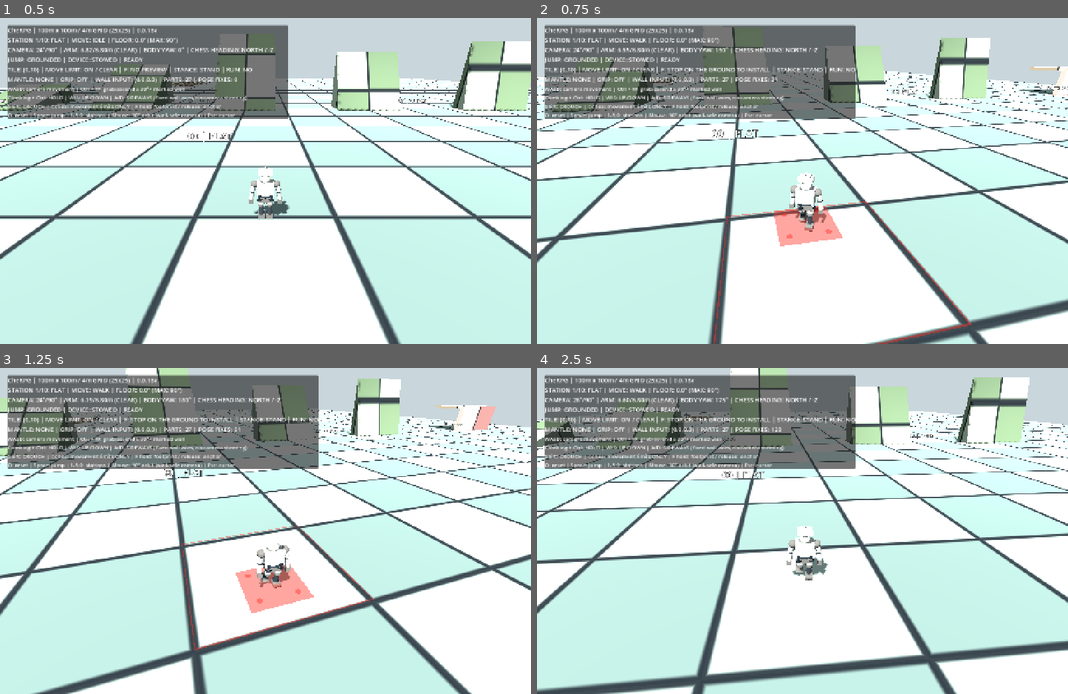
Above: before the commit, frames 1-4 (two rows, left to right).
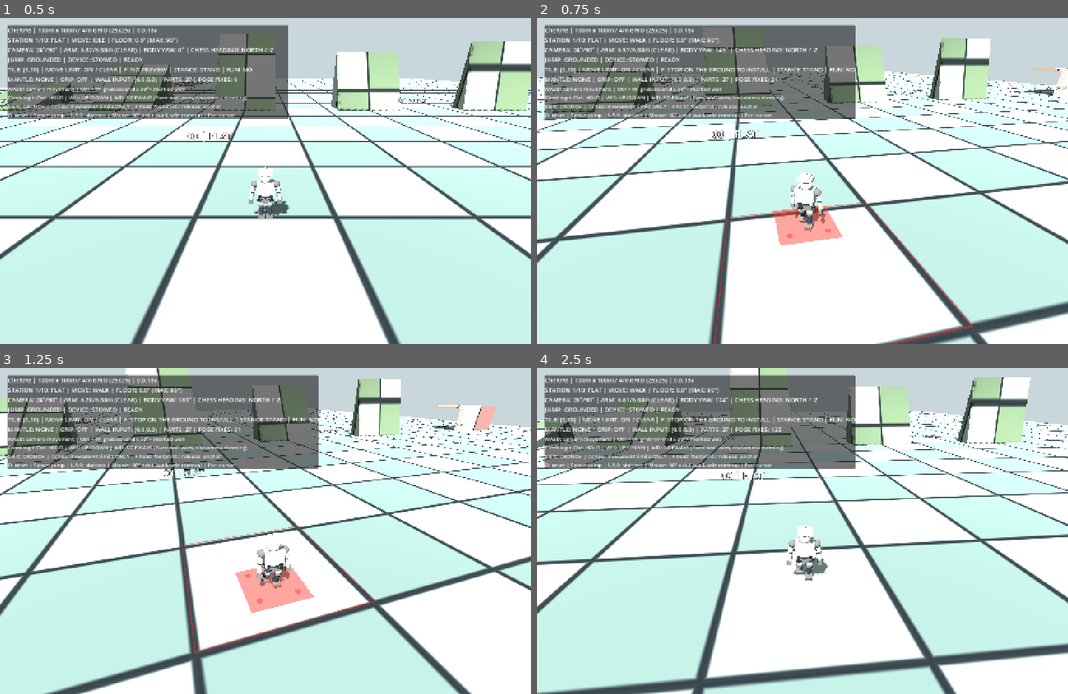
Above: after the commit, the same moments.

Repository: zzunlsj/cherpg
Game: Godot game, scene res://scenes/MotionLab.tscn
The game is run twice, just before and just after one commit, with the same random seed, the same clock (stepped at 60 frames per second) and the same inputs.
Inputs (mouse positions are in pixels of both pictures, inside the frame that each line leads up to):
- Up to frame 1 (0.5 s): no input
- Up to frame 2 (0.75 s): tap Enter at 0.5 s; move the mouse to (829, 181) at 0.52 s; hold W from 0.53 s (still down); hold F from 0.53 s (still down); click (829, 181) at 0.67 s
- Up to frame 3 (1.25 s): keep holding W; keep holding F; tap Space at 0.77 s
- Up to frame 4 (2.5 s): keep holding W; move the mouse to (775, 531) at 1.27 s; release F at 1.28 s; tap O at 1.35 s; tap Space at 1.52 s; move the mouse to (813, 524) at 2.02 s; tap 1 at 2.1 s

Frame 1 is identical in both runs. In frame 2, 7.3% of the frame differs, in the area x 0-100%, y 2-100%; in frame 3, 6.2%; in frame 4, 7.3%.

Commit message:
port: follow Unity Update vs FixedUpdate input cadence and preserve LateUpdate animation speed parameter

Diff:
--- a/godot/tests/motion_rotation_lab/scripts/pawn_controller.gd
+++ b/godot/tests/motion_rotation_lab/scripts/pawn_controller.gd
@@ -67,6 +67,7 @@
 var latest_sprint := false
 var source_fixed_input_vec := Vector2.ZERO # Unity fixedInputVec (planar x,z)
 var source_force_vec := Vector2.ZERO # Unity force prior to AddForce
+var source_anim_speed := 0.0 # Unity anim.SetFloat("speed", planar linearVelocity.magnitude)
 var jump_buffer_left := 0.0
 var coyote_left := 0.0
 var jump_key_down := false
@@ -549,6 +550,22 @@
 		planar_velocity = planar_velocity.normalized() * cap
 	return Vector3(planar_velocity.x,0.0,planar_velocity.y)
 
+func _process(delta: float) -> void:
+	# pawn_player(2).cs::Update(): poll keyboard at render-frame cadence,
+	# then move each input axis toward -1/0/1 at 10 units per second.
+	# Controller extras (anchored device) may suppress movement input.
+	var left_axis: float = float(Input.is_key_pressed(KEY_A) or Input.is_key_pressed(KEY_LEFT))
+	var right_axis: float = float(Input.is_key_pressed(KEY_D) or Input.is_key_pressed(KEY_RIGHT))
+	var forward_axis: float = float(Input.is_key_pressed(KEY_W) or Input.is_key_pressed(KEY_UP))
+	var back_axis: float = float(Input.is_key_pressed(KEY_S) or Input.is_key_pressed(KEY_DOWN))
+	var target_x: float = right_axis - left_axis
+	var target_y: float = forward_axis - back_axis
+	if device != null and bool(device.call("is_busy")):
+		target_x = 0.0
+		target_y = 0.0
+	smoothed_strafe = move_toward(smoothed_strafe,target_x,delta * INPUT_SMOOTHING_PER_SEC)
+	smoothed_input = move_toward(smoothed_input,target_y,delta * INPUT_SMOOTHING_PER_SEC)
+
 func _physics_process(delta: float) -> void:
 	if mantle_active:
 		_update_mantle(delta)
@@ -567,8 +584,8 @@
 	if device_busy:
 		raw_axis = 0.0
 		raw_strafe = 0.0
-	smoothed_input = move_toward(smoothed_input, raw_axis, INPUT_SMOOTHING_PER_SEC * delta)
-	smoothed_strafe = move_toward(smoothed_strafe, raw_strafe, INPUT_SMOOTHING_PER_SEC * delta)
+	# The Unity Update() equivalent (_process) owns smoothing; physics uses
+	# the last rendered smoothed input just like FixedUpdate() reads inputVec.
 	# Free bodily motion within a tile; tile crossing remains a world rule.
 	var input_vector := Vector2(smoothed_strafe, smoothed_input).limit_length(1.0)
 	if device_busy:
@@ -684,6 +701,8 @@
 		move_state = "WALK"
 
 	var horizontal_speed: float = Vector2(get_real_velocity().x,get_real_velocity().z).length()
+	# pawn_player(2).cs::LateUpdate(): anim.SetFloat("speed", velocity.magnitude).
+	source_anim_speed = horizontal_speed
 	if climbing:
 		_update_climb_pose(delta,climb_input)
 	elif crouching and is_on_floor():
